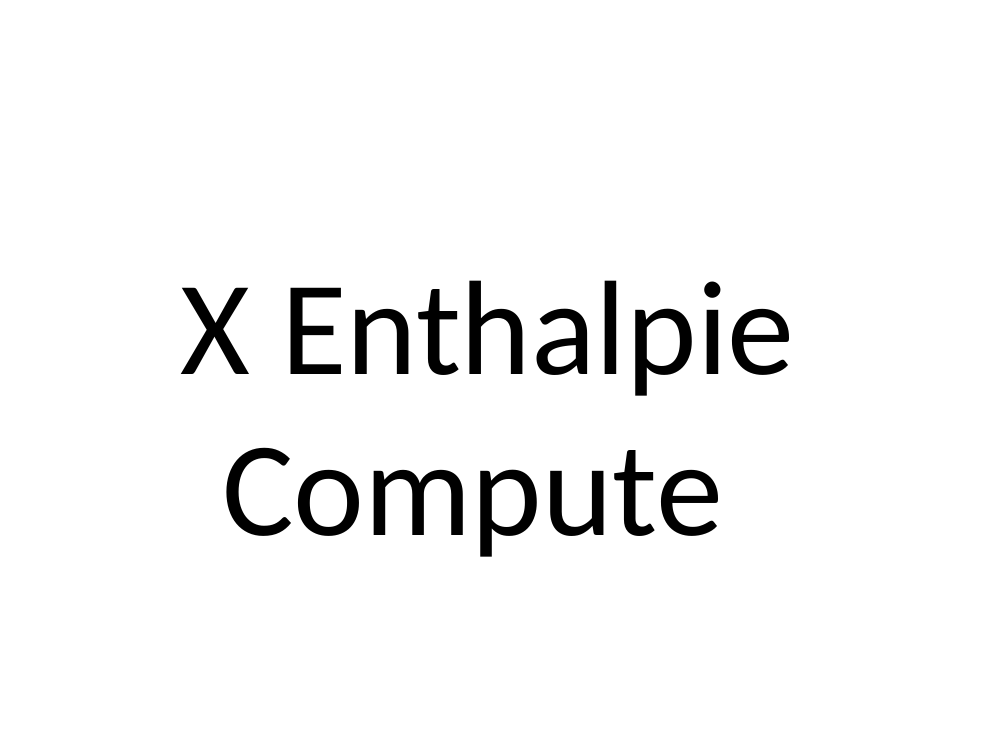
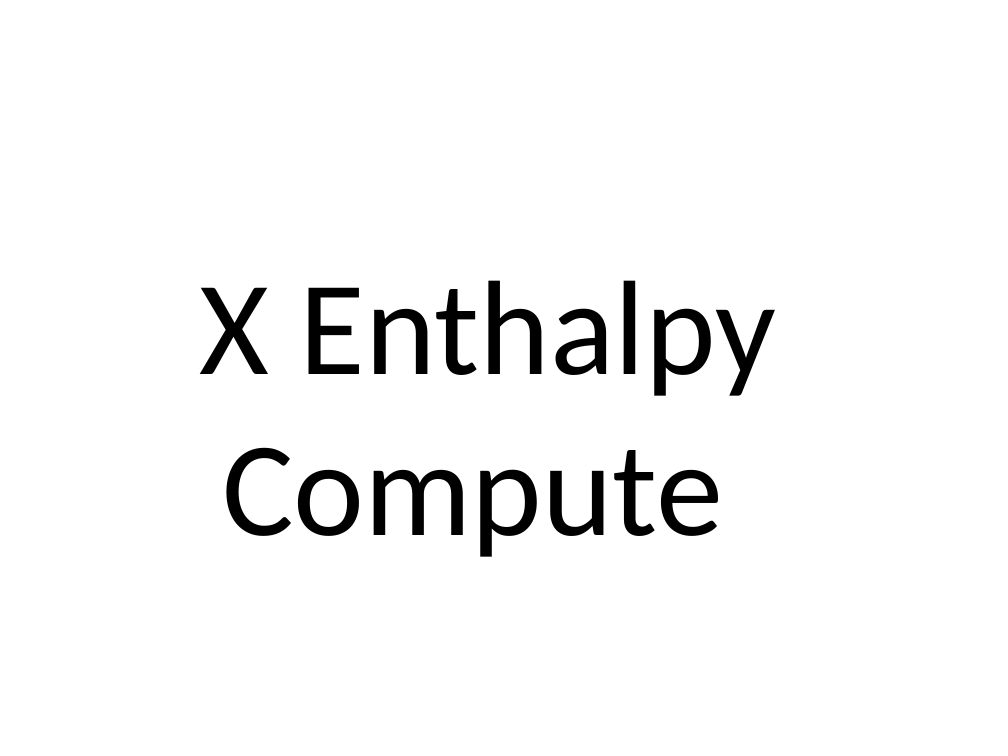
Before and after one commit to ckl67/PAC-Tool, a slide deck: slide 8 of prog_help/EnthalpyDraw.pptx (slide 6 before the commit). Drawn at 1008x756 pixels with LibreOffice and Linux fonts; fonts in the diff are those of the drawing. Boxes give left, top, right and bottom in pixels: in the first picture for what was removed or moved away, otherwise in the second. Text is boxed around its words. In the diff, an @@ line names an element or a change of style, - is before the commit and + after.

Commit message:
Diagram Enthalpy H and P working !!!!

```diff
--- a/prog_help/EnthalpyDraw.pptx
+++ b/prog_help/EnthalpyDraw.pptx
@@ text at [200,280,776,396]: text changed @@
-X Enthalpie
+X Enthalpy
```
Also in this commit, not shown: 8 other slides changed, 5 slides added, 3 slides removed, 10 other files.
